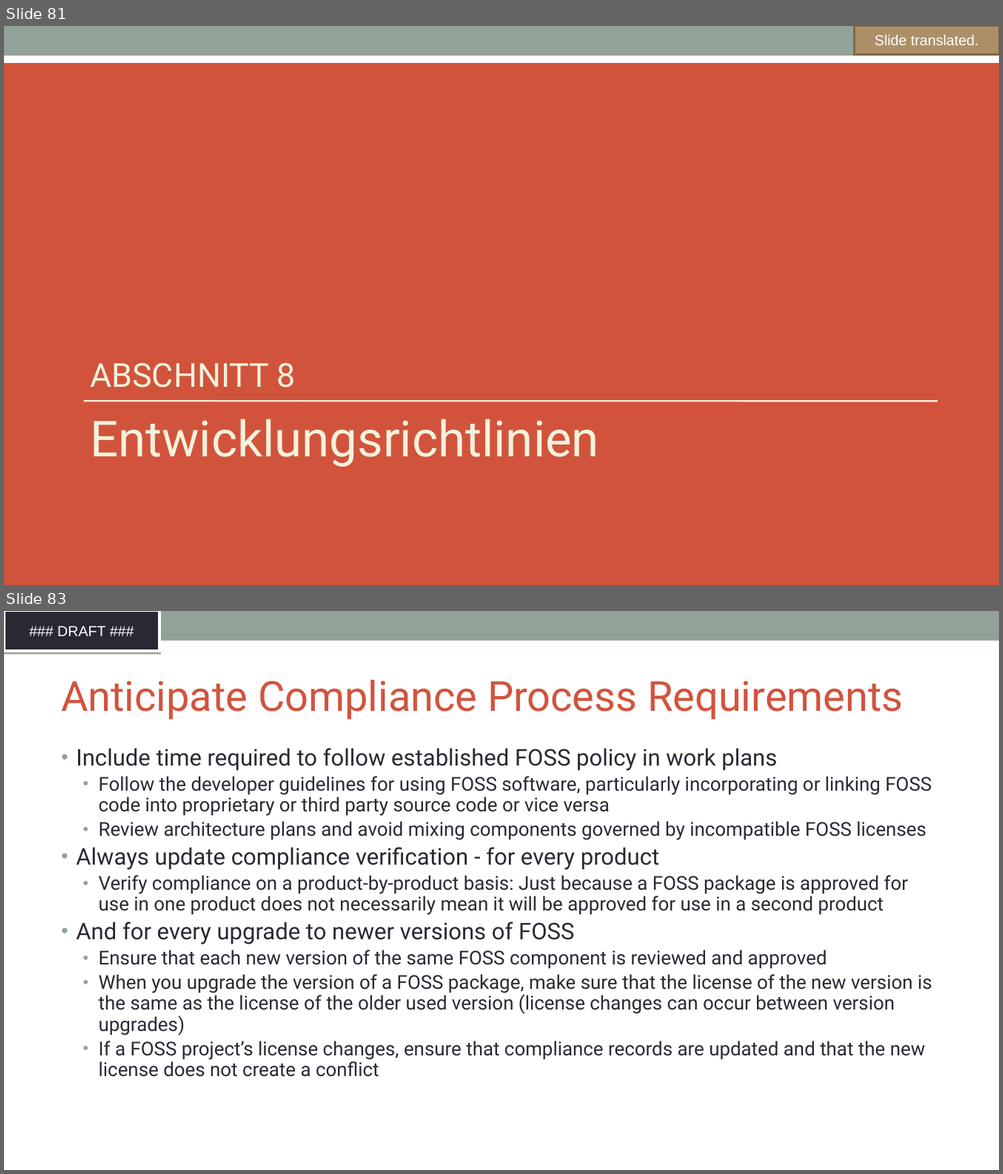
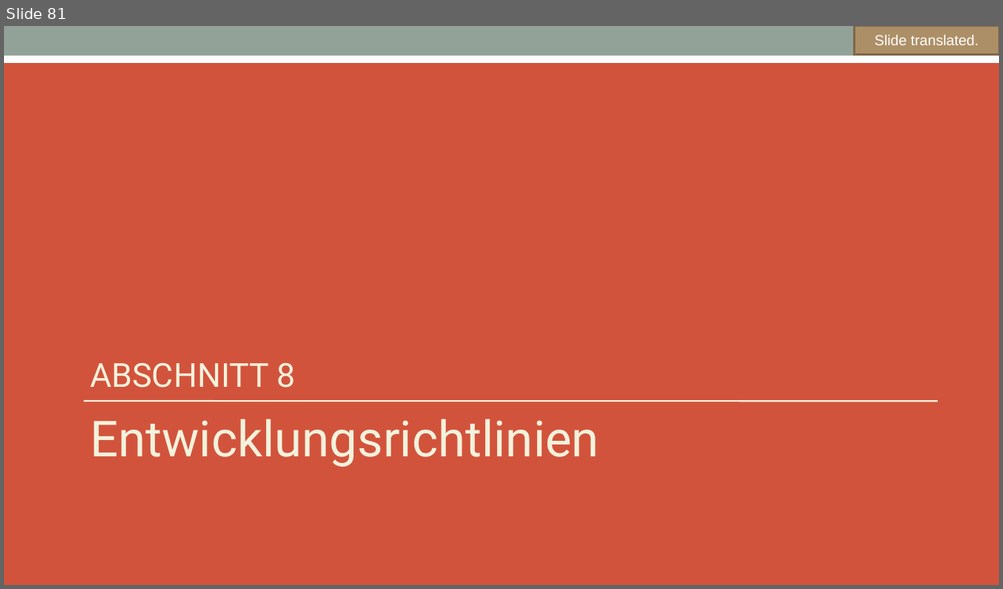
Before and after one commit to SThanheiser/curriculum, a slide deck: translation-DE/slides/DFT_openchain-curriculum-for-1-1_GER.odp. Shown one above the other, each under a label of ours: slides 81 and 83 before the commit, slide 81 after it; the slides between them are not shown. The pictures are 1003x1174 and 1003x589 pixels, drawn with LibreOffice and Linux fonts; fonts in the diff are those of the drawing; background and template pictures are left out. Boxes give left, top, right and bottom in pixels: in the first picture for what was removed or moved away, otherwise in the second. Text is boxed around its words. In the diff, an @@ line names an element or a change of style, - is before the commit and + after.

```diff
--- a/translation-DE/slides/DFT_openchain-curriculum-for-1-1_GER.odp
+++ b/translation-DE/slides/DFT_openchain-curriculum-for-1-1_GER.odp
@@ slide 83 removed at (4, 611, 999, 1170), background #FFFFFF; not listed: 1 template element that a slide beside it also shows @@
@@ freeform shape removed at (4, 611, 159, 651) @@
-### DRAFT ###
@@ title removed at (61, 680, 902, 720) @@
-Anticipate Compliance Process Requirements
@@ text removed at (76, 748, 932, 1077) @@
-• Include time required to follow established FOSS policy in work plans
-  • Follow the developer guidelines for using FOSS software, particularly incorporating or linking FOSS code into proprietary or third party source code or vice versa
-  • Review architecture plans and avoid mixing components governed by incompatible FOSS licenses
-• Always update compliance verification - for every product
-  • Verify compliance on a product-by-product basis: Just because a FOSS package is approved for use in one product does not necessarily mean it will be approved for use in a second product
-• And for every upgrade to newer versions of FOSS
-  • Ensure that each new version of the same FOSS component is reviewed and approved
-  • When you upgrade the version of a FOSS package, make sure that the license of the new version is the same as the license of the older used version (license changes can occur between version upgrades)
-  • If a FOSS project’s license changes, ensure that compliance records are updated and that the new license does not create a conflict
```
Also in this commit, not shown: 16 slides changed, 6 slides added, 5 other slides removed, 1 other file.
